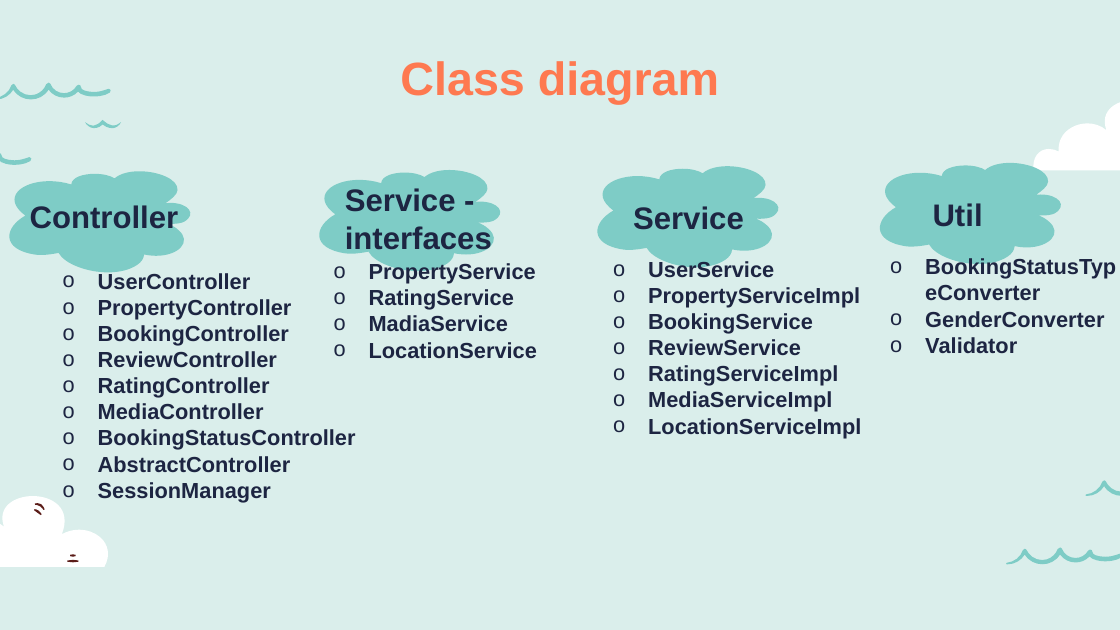
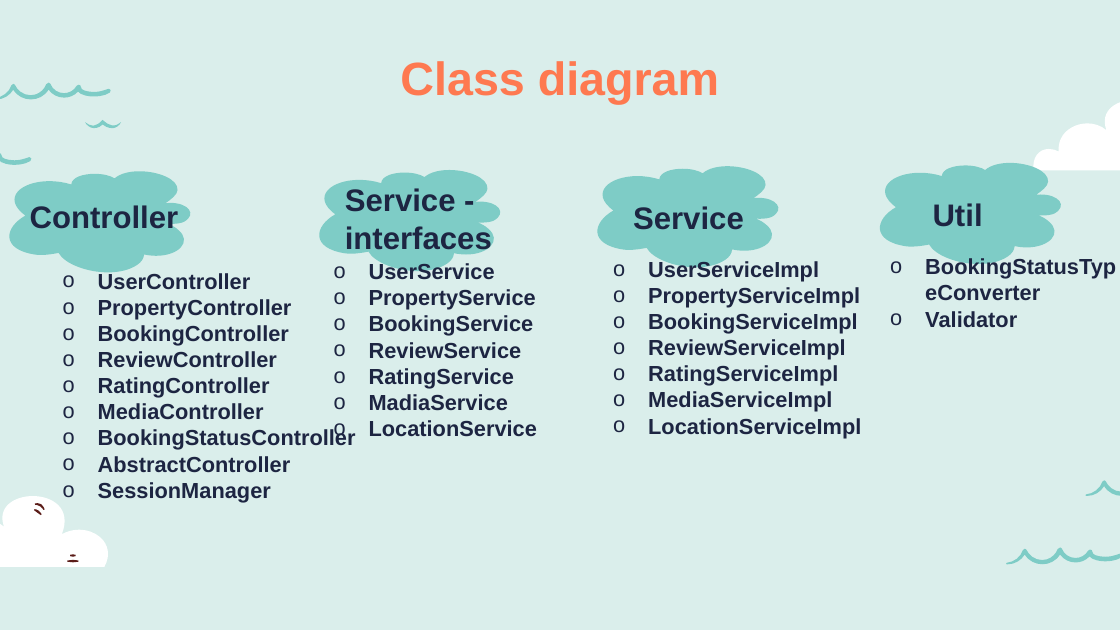
Before and after one commit to mvardzhieva/airbnb, a slide deck: slide 7 of Design/AirbnbPresentation.pptx. Drawn at 1120x630 pixels with LibreOffice and Linux fonts; fonts in the diff are those of the drawing. Boxes give left, top, right and bottom in pixels: in the first picture for what was removed or moved away, otherwise in the second. Text is boxed around its words. In the diff, an @@ line names an element or a change of style, - is before the commit and + after.

Commit message:
Added interfaces, refactoring, changes in presentation

```diff
--- a/Design/AirbnbPresentation.pptx
+++ b/Design/AirbnbPresentation.pptx
@@ subtitle at [369, 262, 495, 279]: paragraph added @@
+o UserService
@@ text at [648, 259, 819, 281]: text changed @@
-o UserService
+o UserServiceImpl
@@ subtitle at [369, 315, 534, 359]: paragraphs added @@
+o BookingService
+o ReviewService
@@ text at [648, 313, 858, 360]: text changed @@
-o BookingService
-o ReviewService
+o BookingServiceImpl
+o ReviewServiceImpl
@@ text at [925, 311, 1104, 328]: paragraph removed @@
-o GenderConverter
```
Also in this commit, not shown: 2 other slides changed, 18 other files.
